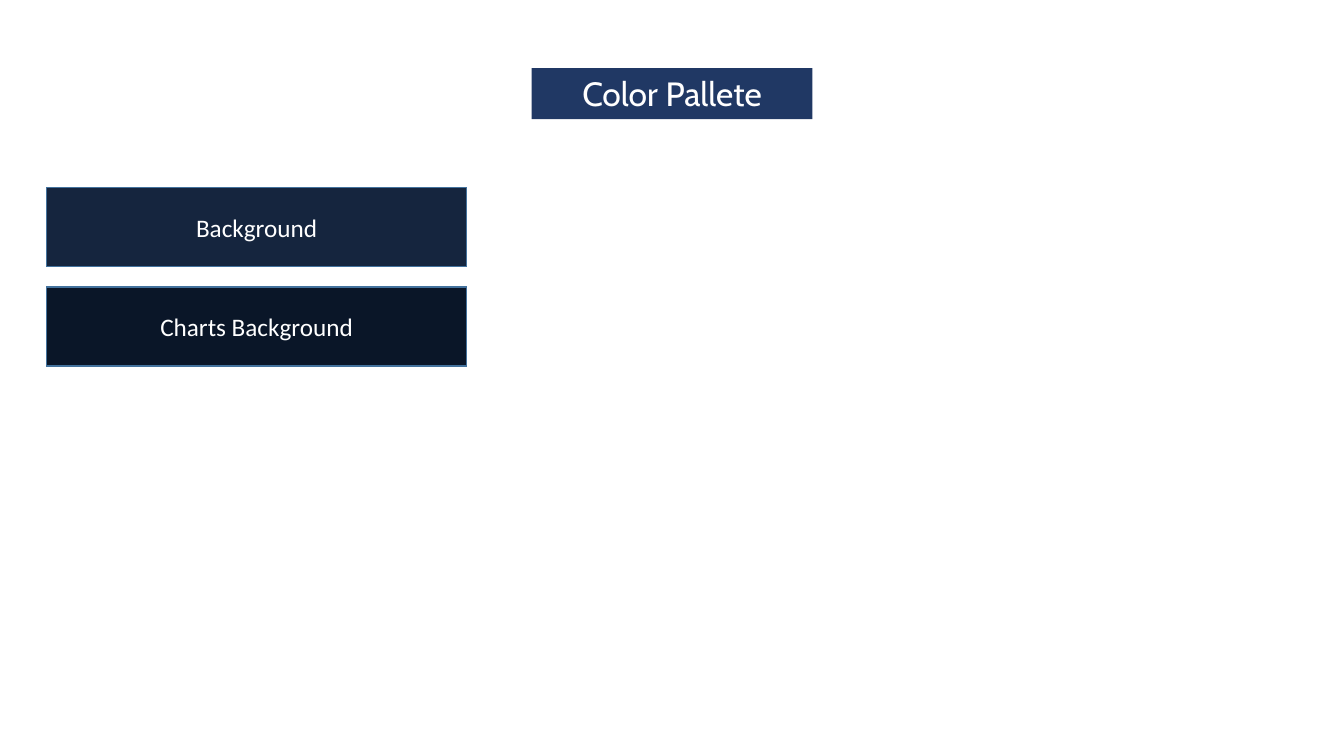
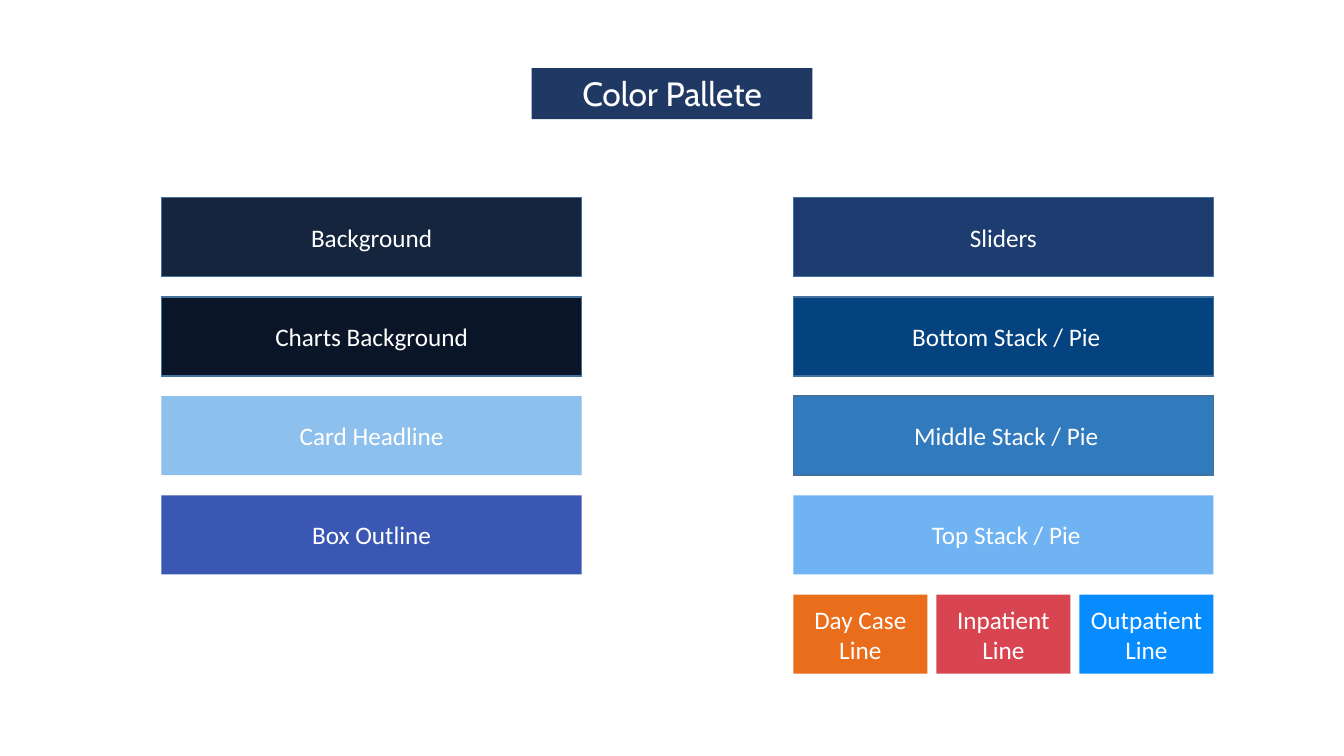
Before and after one commit to tshihab07/Healthcare-Patient-Analytics, a slide deck: slide 4 of files/designLayout_and_ColorPallete.pptx. Drawn at 1344x756 pixels with LibreOffice and Linux fonts; fonts in the diff are those of the drawing. Boxes give left, top, right and bottom in pixels: in the first picture for what was removed or moved away, otherwise in the second. Text is boxed around its words. In the diff, an @@ line names an element or a change of style, - is before the commit and + after.

Commit message:
Add color palette slide

```diff
--- a/files/designLayout_and_ColorPallete.pptx
+++ b/files/designLayout_and_ColorPallete.pptx
@@ rectangle "Background": place and size @@
-rectangle "Background" at bbox=[46, 188, 467, 266]
+rectangle "Background" at bbox=[161, 198, 582, 276]
@@ rectangle added at bbox=[793, 198, 1214, 276], fill #1D3D70, outline #43739E 1 pt, 18 pt, text #FFFFFF @@
+Sliders
@@ rectangle "Charts Background": place and size @@
-rectangle "Charts Background" at bbox=[46, 287, 467, 366]
+rectangle "Charts Background" at bbox=[161, 296, 582, 375]
@@ rectangle added at bbox=[793, 296, 1214, 375], fill #054380, outline #43739E 1 pt, 18 pt, text #FFFFFF @@
+Bottom Stack / Pie
@@ rectangle added at bbox=[161, 396, 582, 475], fill #8DC0EC, 18 pt, text #FFFFFF @@
+Card Headline
@@ rectangle added at bbox=[793, 396, 1214, 475], fill #317ABE, outline #43739E 1 pt, 18 pt, text #FFFFFF @@
+Middle Stack / Pie
@@ rectangle added at bbox=[161, 495, 582, 574], fill #3A57B4, 18 pt, text #FFFFFF @@
+Box Outline
@@ rectangle added at bbox=[793, 495, 1214, 574], fill #6FB3F2, 18 pt, text #FFFFFF @@
+Top Stack / Pie
@@ rectangle added at bbox=[793, 595, 928, 674], fill #E96D1A, 18 pt, text #FFFFFF @@
+Day Case Line
@@ rectangle added at bbox=[937, 595, 1071, 674], fill #D94451, 18 pt, text #FFFFFF @@
+Inpatient Line
@@ rectangle added at bbox=[1080, 595, 1214, 674], fill #078CFF, 18 pt, text #FFFFFF @@
+Outpatient Line
```
